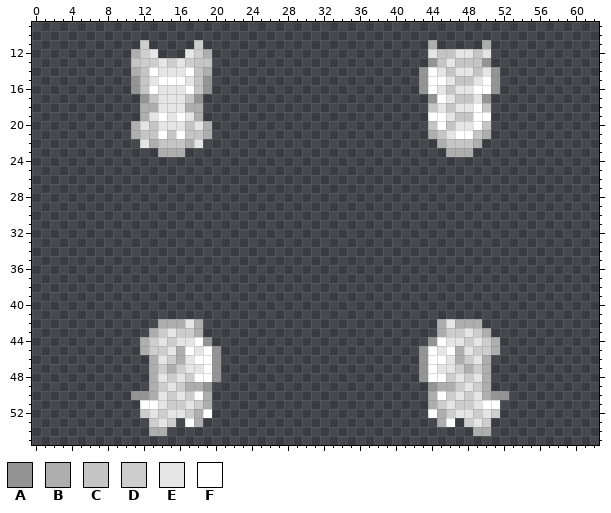
Edited in one commit: pixel-art sprite (Resources/Textures/Mobs/Species/Vox/parts.rsi/torso.png). Above is the file before it was changed.
The file is 64x64 pixels. Shown: x 0..62, y 9..55.
Palette (. is transparent): A #949494  B #aeaeae  C #c5c5c5  D #cdcdcd  E #e5e5e5  F #ffffff
Pixels before (only the part around the change), first column x 0:
38 ...............................................................
39 ...............................................................
40 ...............................................................
41 ...............................................................
42 ..............BBBEB..........................BEBBB.............
43 .............BDEDDB..........................BDDEDB............
44 ............BDEDEEFA........................AFEEDEDB...........
45 ............BDDEBFEFA......................AFEFBEDDB...........
46 .............BEDBEFFA......................AFFEBDEB............
47 .............BDBDEEFA......................AFEEDBDB............
48 .............BEDEDFFA......................AFFDEDEB............
49 .............BDEDBBA........................ABBDEDB............
50 ...........AABEDEDFB........................BFDEDEBAA..........
51 ............FFEDDEDB........................BDEDDEFF...........
52 ............DEDEEDBF........................FBDEEDED...........
53 .............DED.FB..........................BF.DED............
54 .............BB..................................BB............
55 ...............................................................
The result:
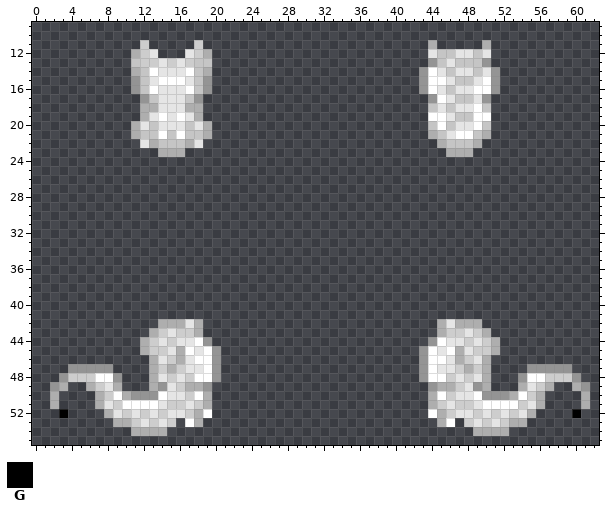
Colours new in this view: G #000000
The exact change:
y 47: x 4..8 ..... -> AAAAA; x 55..59 ..... -> AAAAA
y 48: x 3..9 ....... -> ADDDFFA; x 54..60 ....... -> AFFDDDA
y 49: x 2..3 .. -> AB; x 6..9 .... -> BDEB; x 14 D -> A; x 49 D -> A; x 54..57 .... -> BEDB; x 60..61 .. -> BA
y 50: x 2 . -> B; x 7..10 .... -> BDFB; x 13..15 BED -> AFE; x 48..50 DEB -> EFA; x 53..56 .... -> BFDB; x 61 . -> B
y 51: x 2 . -> B; x 7..11 ..... -> BEDFF; x 52..56 ..... -> FFDEB; x 61 . -> B
y 52: x 3 . -> G; x 8..11 .... -> BEDE; x 52..55 .... -> EDEB; x 60 . -> G
y 53: x 9..12 .... -> BBDE; x 51..54 .... -> EDBB
y 54: x 11..12 .. -> BB; x 51..52 .. -> BB
